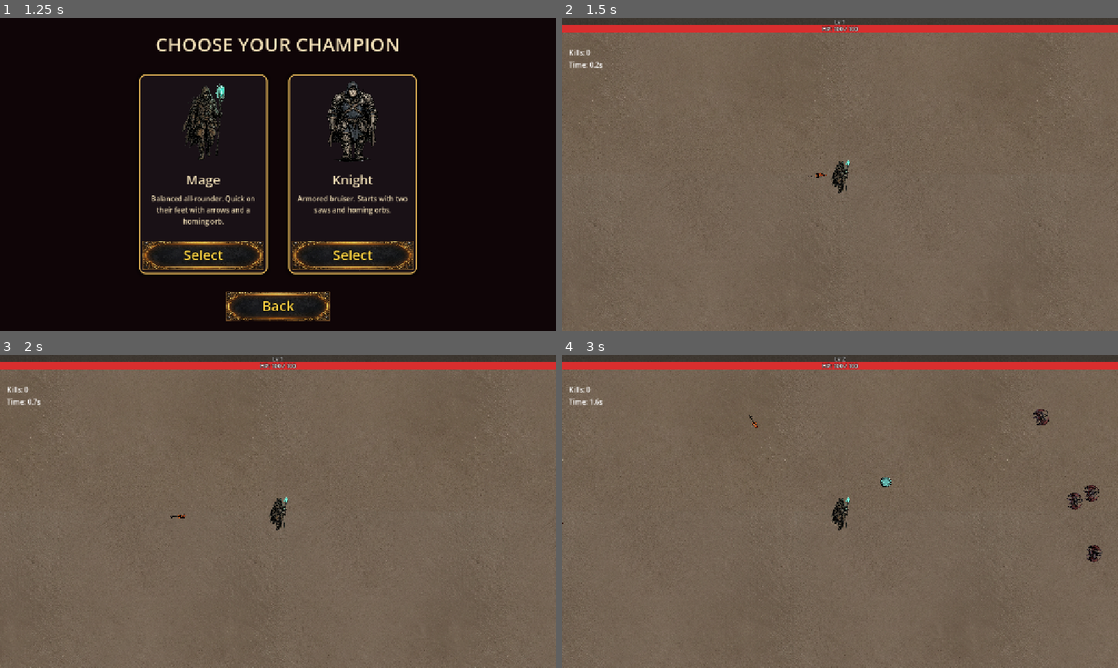
Above: before the commit, frames 1-4 (two rows, left to right).
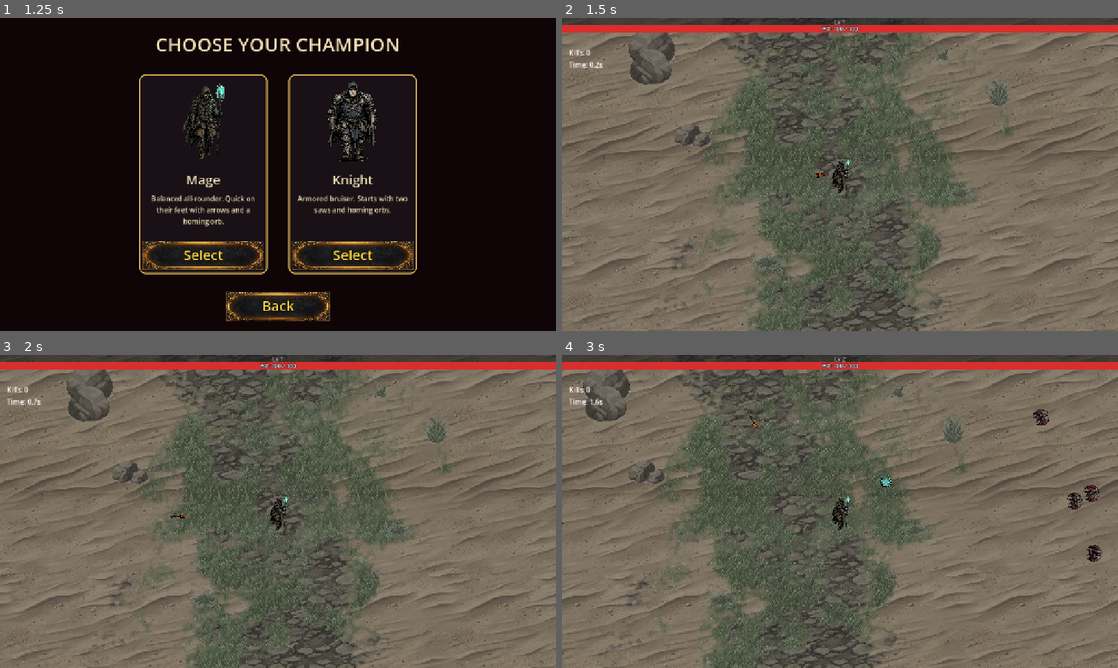
Above: after the commit, the same moments.

Repository: SummerEngine/template-2d-vampire-survivor-roguelike
Game: Godot game, scene res://scenes/main_menu.tscn
Two runs of this game, one before a commit and one after it. Both use one fixed random seed, a clock stepped at 60 frames per second and the inputs below. Sound files missing from this copy of the repository are replaced by a short silence.
Inputs (mouse positions are in pixels of both pictures, inside the frame that each line leads up to):
- Up to frame 1 (1.25 s): click "Play" at 0.5 s
- Up to frame 2 (1.5 s): click "Select" at 1.25 s
- Up to frame 3 (2 s): no input
- Up to frame 4 (3 s): tap Enter at 2 s; move the mouse to (962, 495) at 2.02 s; hold D 2.03-2.75 s; tap L at 2.1 s; click (962, 495) at 2.17 s; drag from (728, 527) to (840, 511) at 2.77 s

Frame 1 is identical in both runs. In frame 2, 30% of the frame differs, in the area x 0-100%, y 0-100%; in frame 3, 30%; in frame 4, 30%.

Commit message:
feat: procedural blended ground, scatter props, pit-style arena edge
Ground rework:
- New splat shader (shaders/ground_splat.gdshader): blends grass/rock/sand
  by a baked noise mask. Height-aware blending with per-material centered
  luminance, so sand seeps between stones and grass blades.
- Mask baker (scripts/ground_splat_setup.gd): domain-warped fBm biomes,
  centered ramps, fine detail noise, rocky rim near the walls. Deterministic.
- Three new perspective-correct painterly textures (grass, rock, sand).
- Arena edge: out-of-bounds is forced rock with a crisp dark line at the
  wall, then a quick fade to black (pit feel). Old StoneGround removed.

Scatter props (scripts/ground_scatter.gd):
- Grass tufts spawn on grass (hard biome gate); boulders in all biomes.
- Boulders are base-anchored StaticBody2D obstacles on the wall layer.

Depth + collision model:
- Manual depth sort: player, enemies and boulders map ground-contact y to
  z 2..42 (under the effect layers at 45+).
- Enemy physics body = movement only (giant/boss carry it at the feet via
  foot_offset). New per-enemy Hitbox Area2D (layer 32) at the sprite
  center receives saws, projectiles and player contact damage.
- Player body collider moved to the feet.

Misc:
- Death screen waits 0.6 s so the killing blow reads.
- Knight sprite scale 0.18 -> 0.21.

Co-Authored-By: Claude Fable 5 <noreply@anthropic.com>

Diff:
--- a/main.tscn
+++ b/main.tscn
@@ -3,9 +3,10 @@
 [ext_resource type="Script" uid="uid://bvat6ahken87x" path="res://scripts/main.gd" id="1"]
 [ext_resource type="PackedScene" path="res://scenes/player.tscn" id="2"]
 [ext_resource type="Script" uid="uid://d237b8v5djxo2" path="res://scripts/enemy_spawner.gd" id="3"]
+[ext_resource type="Script" path="res://scripts/ground_splat_setup.gd" id="ground_setup"]
+[ext_resource type="Script" path="res://scripts/ground_scatter.gd" id="ground_scatter"]
 [ext_resource type="Texture2D" uid="uid://c7f6r8q2uf8ti" path="res://assets/sand_dark.png" id="3_5vw27"]
 [ext_resource type="Script" uid="uid://b7f7hn7s23h1j" path="res://scripts/level_system.gd" id="5"]
-[ext_resource type="Texture2D" uid="uid://bjnhx0cu4ttof" path="res://assets/stone.png" id="6"]
 [ext_resource type="PackedScene" path="res://scenes/card.tscn" id="7"]
 [ext_resource type="Script" uid="uid://dtmx7hgkwrsmf" path="res://scripts/lightning_system.gd" id="8"]
 [ext_resource type="Script" uid="uid://bal2mlkk772ox" path="res://scripts/boss_system.gd" id="boss_sys"]
@@ -49,18 +50,15 @@
 
 [node name="World" type="Node2D" parent="." unique_id=75969631]
 
-[node name="StoneGround" type="Sprite2D" parent="World" unique_id=1723885744]
-texture_repeat = 2
-scale = Vector2(0.5, 0.5)
-texture = ExtResource("6")
-region_enabled = true
-region_rect = Rect2(-10000, -10000, 20000, 20000)
-
 [node name="Ground" type="Sprite2D" parent="World" unique_id=941980948]
 texture_repeat = 2
 texture = ExtResource("3_5vw27")
 region_enabled = true
-region_rect = Rect2(-1500, -1500, 3000, 3000)
+region_rect = Rect2(-2400, -2400, 4800, 4800)
+script = ExtResource("ground_setup")
+
+[node name="Scatter" type="Node2D" parent="World" unique_id=941980949]
+script = ExtResource("ground_scatter")
 
 [node name="Walls" type="StaticBody2D" parent="World" unique_id=57060376]
 collision_layer = 4
--- a/scenes/boss.tscn
+++ b/scenes/boss.tscn
@@ -19,6 +19,7 @@
 max_health = 3000.0
 contact_damage = 50.0
 rotates = false
+foot_offset = 145.0
 
 [node name="Visual" type="Sprite2D" parent="."]
 material = SubResource("flashmat")
@@ -26,4 +27,12 @@
 texture = ExtResource("2")
 
 [node name="CollisionShape2D" type="CollisionShape2D" parent="."]
+position = Vector2(0, 130)
 shape = SubResource("shape")
+
+[node name="Hitbox" type="Area2D" parent="."]
+collision_layer = 32
+collision_mask = 0
+
+[node name="CollisionShape2D" type="CollisionShape2D" parent="Hitbox"]
+shape = SubResource("shape")
--- a/scenes/enemy.tscn
+++ b/scenes/enemy.tscn
@@ -25,3 +25,10 @@
 
 [node name="CollisionShape2D" type="CollisionShape2D" parent="."]
 shape = SubResource("shape")
+
+[node name="Hitbox" type="Area2D" parent="."]
+collision_layer = 32
+collision_mask = 0
+
+[node name="CollisionShape2D" type="CollisionShape2D" parent="Hitbox"]
+shape = SubResource("shape")
--- a/scenes/enemy_fast.tscn
+++ b/scenes/enemy_fast.tscn
@@ -27,3 +27,10 @@
 
 [node name="CollisionShape2D" type="CollisionShape2D" parent="."]
 shape = SubResource("shape")
+
+[node name="Hitbox" type="Area2D" parent="."]
+collision_layer = 32
+collision_mask = 0
+
+[node name="CollisionShape2D" type="CollisionShape2D" parent="Hitbox"]
+shape = SubResource("shape")
--- a/scenes/enemy_giant.tscn
+++ b/scenes/enemy_giant.tscn
@@ -19,6 +19,7 @@
 max_health = 450.0
 contact_damage = 40.0
 rotates = false
+foot_offset = 72.0
 
 [node name="Visual" type="AnimatedSprite2D" parent="."]
 material = SubResource("flashmat")
@@ -28,4 +29,12 @@
 autoplay = "walk"
 
 [node name="CollisionShape2D" type="CollisionShape2D" parent="."]
+position = Vector2(0, 62)
 shape = SubResource("shape")
+
+[node name="Hitbox" type="Area2D" parent="."]
+collision_layer = 32
+collision_mask = 0
+
+[node name="CollisionShape2D" type="CollisionShape2D" parent="Hitbox"]
+shape = SubResource("shape")
--- a/scenes/player.tscn
+++ b/scenes/player.tscn
@@ -39,20 +39,20 @@
 color_ramp = SubResource("dust_ramp")
 
 [node name="AnimatedSprite2D" type="AnimatedSprite2D" parent="."]
-z_index = 2
 scale = Vector2(0.18, 0.18)
 sprite_frames = ExtResource("3")
 animation = &"idle"
 autoplay = "idle"
 
 [node name="CollisionShape2D" type="CollisionShape2D" parent="."]
+position = Vector2(0, 34)
 shape = SubResource("body")
 
 [node name="Camera2D" type="Camera2D" parent="."]
 
 [node name="Hurtbox" type="Area2D" parent="."]
 collision_layer = 0
-collision_mask = 2
+collision_mask = 32
 
 [node name="CollisionShape2D" type="CollisionShape2D" parent="Hurtbox"]
 shape = SubResource("hurt")
--- a/scenes/projectile.tscn
+++ b/scenes/projectile.tscn
@@ -8,7 +8,7 @@
 
 [node name="Projectile" type="Area2D"]
 collision_layer = 8
-collision_mask = 2
+collision_mask = 32
 script = ExtResource("1")
 
 [node name="Sprite2D" type="Sprite2D" parent="."]
--- a/scenes/saw.tscn
+++ b/scenes/saw.tscn
@@ -9,7 +9,7 @@
 [node name="Saw" type="Area2D"]
 z_index = 3
 collision_layer = 0
-collision_mask = 2
+collision_mask = 32
 script = ExtResource("1")
 
 [node name="Sprite2D" type="Sprite2D" parent="."]
--- a/scripts/enemy.gd
+++ b/scripts/enemy.gd
@@ -12,6 +12,10 @@
 @export var contact_damage: float = 30.0  # damage dealt to the player on contact
 @export var rotates: bool = true  # true: face movement (bats); false: stay upright + walk anim (giant)
 @export var spawn_grow_time: float = 1.0  # grows in over this long; deals no contact damage until grown
+# Distance from the node center down to the drawn feet, in px. Large sprites
+# (giant, boss) set this. It moves the depth sort to the ground contact point.
+# The scene must also move its CollisionShape2D down by the same value.
+@export var foot_offset: float = 0.0
 
 @onready var visual: CanvasItem = $Visual
 
@@ -32,6 +36,11 @@
 	var grow := create_tween()
 	grow.tween_property(self, "scale", Vector2.ONE, spawn_grow_time).set_trans(Tween.TRANS_BACK).set_ease(Tween.EASE_OUT)
 	grow.tween_callback(func(): spawning = false)
+	# Manual depth sort, same band as player.gd / ground_scatter.gd.
+	z_as_relative = false
+
+func _process(_delta: float) -> void:
+	z_index = 2 + int((clampf(global_position.y + foot_offset, -1500.0, 1500.0) + 1500.0) / 75.0)
 
 func _physics_process(delta: float) -> void:
 	if not is_instance_valid(target):
--- /dev/null
+++ b/scripts/ground_scatter.gd
@@ -0,0 +1,91 @@
+extends Node2D
+# Scatters decorative props across the arena, driven by the same splat mask
+# the ground shader uses: grass tufts favor grassy areas, boulders favor rocky
+# areas. Deterministic: same seed -> same layout every run.
+# Boulders get a StaticBody2D circle collider on layer 4 (same as the walls),
+# so both the player and enemies path around them.
+
+@export var scatter_seed: int = 4242
+@export var tuft_count: int = 140
+@export var boulder_count: int = 26
+# Keep props out of the player's spawn area and off the walls.
+@export var spawn_clear_radius: float = 260.0
+@export var wall_margin: float = 120.0
+
+const ARENA_MIN := Vector2(-1500.0, -1500.0)
+const ARENA_SIZE := Vector2(3000.0, 3000.0)
+
+var _tufts: Array[Texture2D] = []
+var _boulders: Array[Texture2D] = []
+
+func _ready() -> void:
+	for i in 4:
+		_tufts.append(load("res://assets/props/tuft_%d.png" % i))
+		_boulders.append(load("res://assets/props/boulder_%d.png" % i))
+	var mask_tex: Texture2D = get_node("../Ground").material.get_shader_parameter("splat_mask")
+	var mask: Image = mask_tex.get_image()
+	var rng := RandomNumberGenerator.new()
+	rng.seed = scatter_seed
+	var placed_tufts: int = 0
+	var placed_boulders: int = 0
+	var attempts: int = 0
+	while (placed_tufts < tuft_count or placed_boulders < boulder_count) and attempts < 6000:
+		attempts += 1
+		var pos := Vector2(
+			rng.randf_range(ARENA_MIN.x + wall_margin, ARENA_MIN.x + ARENA_SIZE.x - wall_margin),
+			rng.randf_range(ARENA_MIN.y + wall_margin, ARENA_MIN.y + ARENA_SIZE.y - wall_margin))
+		if pos.length() < spawn_clear_radius:
+			continue
+		var uv := (pos - ARENA_MIN) / ARENA_SIZE
+		var px := mask.get_pixel(int(uv.x * mask.get_width()), int(uv.y * mask.get_height()))
+		# px.r = grass weight, px.g = rock weight (see ground_splat_setup.gd).
+		# Hard biome gate first: low weights must never spawn a prop, no matter
+		# how many attempts run (a bare probability roll leaks props into the
+		# wrong biome over thousands of attempts).
+		if placed_tufts < tuft_count and px.r > 0.42 and rng.randf() < px.r:
+			_place_tuft(pos, rng)
+			placed_tufts += 1
+		elif placed_boulders < boulder_count and rng.randf() < 0.5:
+			# Boulders spawn in every biome: obstacles read best when they also
+			# stand alone on sand/grass, not just camouflaged on rocky ground.
+			_place_boulder(pos, rng)
+			placed_boulders += 1
+
+func _place_tuft(pos: Vector2, rng: RandomNumberGenerator) -> void:
+	var s := Sprite2D.new()
+	s.texture = _tufts[rng.randi_range(0, 3)]
+	s.position = pos
+	s.scale = Vector2.ONE * rng.randf_range(0.14, 0.26)
+	s.flip_h = rng.randf() < 0.5
+	add_child(s)
+
+func _place_boulder(pos: Vector2, rng: RandomNumberGenerator) -> void:
+	# Base-anchored: body.position is the boulder's ground-contact point.
+	# The sprite is shifted UP so its bottom edge sits on that point, and the
+	# collider circle is tangent to it from above — where you collide is
+	# exactly where the rock visually meets the ground (3/4 perspective).
+	var body := StaticBody2D.new()
+	body.position = pos
+	body.collision_layer = 4
+	body.collision_mask = 0
+	# Manual depth sort, same band as player.gd / enemy.gd: static, so set once.
+	body.z_as_relative = false
+	body.z_index = 2 + int((clampf(pos.y, -1500.0, 1500.0) + 1500.0) / 75.0)
+	var s := Sprite2D.new()
+	var tex: Texture2D = _boulders[rng.randi_range(0, 3)]
+	var sc := rng.randf_range(0.16, 0.30)
+	var half_h := tex.get_height() * sc * 0.5
+	s.texture = tex
+	s.scale = Vector2.ONE * sc
+	s.flip_h = rng.randf() < 0.5
+	s.position = Vector2(0.0, -half_h)
+	body.add_child(s)
+	var shape := CollisionShape2D.new()
+	var circle := CircleShape2D.new()
+	circle.radius = minf(tex.get_width() * sc * 0.30, half_h * 0.75)
+	shape.shape = circle
+	# Raise the circle a little: the drawn rock base sits some pixels above
+	# the bottom edge of the image (contact-shadow rows).
+	shape.position = Vector2(0.0, -circle.radius - half_h * 0.16)
+	body.add_child(shape)
+	add_child(body)
--- /dev/null
+++ b/scripts/ground_splat_setup.gd
@@ -0,0 +1,78 @@
+extends Sprite2D
+# Bakes the ground splat mask (grass/rock/sand weights) with domain-warped
+# fractal noise and assigns the splat shader material. Deterministic: same
+# seed -> same world every run.
+#
+# The biome ramps are CENTERED on their threshold (weight 0.5 exactly on the
+# isoline) — one-sided ramps silently hand the whole map to one material when
+# the band widens. Fine fractal "detail" noise is added into the weights so
+# borders wander and interpenetrate instead of tracing a smooth curve.
+
+@export var noise_seed: int = 1337
+@export var mask_size: int = 384
+# World px per noise feature; bigger = larger terrain patches.
+@export var feature_scale: float = 900.0
+# Width of the grass<->sand and rock ramps, in noise units.
+@export var grass_band: float = 0.40
+@export var rock_band: float = 0.35
+# Fine border-wander noise: feature size (world px) and strength.
+@export var detail_scale: float = 110.0
+@export var detail_amp: float = 0.12
+# Rocky rim near the arena walls so the boundary reads as natural terrain.
+@export var edge_rock_strength: float = 0.55
+@export var edge_rock_start: float = 1050.0
+@export var edge_rock_width: float = 450.0
+
+const ARENA_MIN := Vector2(-1500.0, -1500.0)
+const ARENA_SIZE := Vector2(3000.0, 3000.0)
+
+func _ready() -> void:
+	var mat := ShaderMaterial.new()
+	mat.shader = load("res://shaders/ground_splat.gdshader")
+	mat.set_shader_parameter("tex_grass", load("res://assets/ground_grass.png"))
+	mat.set_shader_parameter("tex_rock", load("res://assets/ground_rock.png"))
+	mat.set_shader_parameter("tex_sand", load("res://assets/ground_sand.png"))
+	mat.set_shader_parameter("splat_mask", _bake_mask())
+	mat.set_shader_parameter("arena_min", ARENA_MIN)
+	mat.set_shader_parameter("arena_size", ARENA_SIZE)
+	material = mat
+
+func _make_noise(seed_offset: int, freq_mul: float, warped: bool) -> FastNoiseLite:
+	var n := FastNoiseLite.new()
+	n.seed = noise_seed + seed_offset
+	n.noise_type = FastNoiseLite.TYPE_VALUE
+	n.fractal_type = FastNoiseLite.FRACTAL_FBM
+	n.fractal_octaves = 5
+	n.frequency = freq_mul / feature_scale
+	if warped:
+		n.domain_warp_enabled = true
+		n.domain_warp_type = FastNoiseLite.DOMAIN_WARP_SIMPLEX
+		n.domain_warp_amplitude = feature_scale * 1.4
+		n.domain_warp_fractal_type = FastNoiseLite.DOMAIN_WARP_FRACTAL_INDEPENDENT
+		n.domain_warp_frequency = 1.0 / feature_scale
+	return n
+
+func _bake_mask() -> ImageTexture:
+	var moisture := _make_noise(0, 1.0, true)
+	var rockiness := _make_noise(5000, 1.7, true)
+	var det_g := _make_noise(11000, feature_scale / detail_scale, false)
+	var det_r := _make_noise(14000, feature_scale / detail_scale, false)
+	var det_s := _make_noise(17000, feature_scale / detail_scale, false)
+	var img := Image.create(mask_size, mask_size, false, Image.FORMAT_RGB8)
+	for y in mask_size:
+		for x in mask_size:
+			var wp := ARENA_MIN + ARENA_SIZE * Vector2((x + 0.5) / mask_size, (y + 0.5) / mask_size)
+			var m := moisture.get_noise_2d(wp.x, wp.y) * 0.5 + 0.5
+			var r := rockiness.get_noise_2d(wp.x, wp.y) * 0.5 + 0.5
+			var d := maxf(absf(wp.x), absf(wp.y))
+			var rim := clampf((d - edge_rock_start) / edge_rock_width, 0.0, 1.0)
+			r += edge_rock_strength * rim * rim
+			var rock_w := clampf(0.5 + (r - 0.64) / rock_band, 0.0, 1.0)
+			var grass_vs_sand := clampf(0.5 + (m - 0.55) / grass_band, 0.0, 1.0)
+			var grass_w := (1.0 - rock_w) * grass_vs_sand
+			var sand_w := (1.0 - rock_w) * (1.0 - grass_vs_sand)
+			grass_w += detail_amp * det_g.get_noise_2d(wp.x, wp.y)
+			rock_w += detail_amp * det_r.get_noise_2d(wp.x, wp.y)
+			sand_w += detail_amp * det_s.get_noise_2d(wp.x, wp.y)
+			img.set_pixel(x, y, Color(clampf(grass_w, 0.0, 1.0), clampf(rock_w, 0.0, 1.0), clampf(sand_w, 0.0, 1.0)))
+	return ImageTexture.create_from_image(img)
--- a/scripts/main.gd
+++ b/scripts/main.gd
@@ -316,6 +316,9 @@
 func _on_player_died() -> void:
 	is_game_over = true
 	$Sounds/Music.stop()   # cut the gameplay battle track...
+	# Let the killing blow read before cutting away: the world keeps moving
+	# for a beat so the player can see what got them.
+	await get_tree().create_timer(0.6).timeout
 	_play_death_music()    # ...and swap in the retired, somber gothic title theme
 	result_label.text = "Survived: %.1fs        Kills: %d" % [survival_time, kills]
 	game_over_panel.visible = true
--- a/scripts/player.gd
+++ b/scripts/player.gd
@@ -29,6 +29,10 @@
 	health = max_health
 	health_changed.emit(health, max_health)
 	magnet.area_entered.connect(_on_magnet_area_entered)
+	# Manual depth sort: ground y -> z band [2, 42] (below the effect layers at
+	# 45+). Player, enemies and boulders all use this same mapping, so whoever
+	# stands lower on screen draws in front.
+	z_as_relative = false
 
 ## Apply a character config (from RunState): stats, XP magnet range, sprite set.
 ## Called by main right after the scene loads, before the HUD syncs.
@@ -95,6 +99,9 @@
 	global_position = global_position.clamp(Vector2(-limit, -limit), Vector2(limit, limit))
 
 func _process(delta: float) -> void:
+	# Depth sort from the FEET (y +34, same as the body collider), not the
+	# body center. The boulders measure depth at their ground contact point.
+	z_index = 2 + int((clampf(global_position.y + 34.0, -1500.0, 1500.0) + 1500.0) / 75.0)
 	if _invuln_timer > 0.0:
 		# Invincible: blink the sprite and count down; no contact damage.
 		_invuln_timer -= delta
@@ -103,7 +110,10 @@
 			anim.modulate.a = 1.0
 	elif health > 0.0:
 		# Take one hit if any enemy is touching, then go invincible.
-		for b in hurtbox.get_overlapping_bodies():
+		# The hurtbox overlaps the enemy Hitbox areas (sprite center), not the
+		# physics bodies (large enemies keep those at the feet).
+		for a in hurtbox.get_overlapping_areas():
+			var b := a.get_parent()
 			# Skip enemies still growing in from spawn (they can't hurt you yet).
 			if b.is_in_group("enemies") and not b.get("spawning") and not b.get("airborne"):
 				# Each enemy carries its own contact_damage (giant hits harder).
--- a/scripts/projectile.gd
+++ b/scripts/projectile.gd
@@ -37,7 +37,8 @@
 	$Sprite2D.scale = Vector2(weapon.projectile_scale, weapon.projectile_scale)
 
 func _ready() -> void:
-	body_entered.connect(_on_body_entered)
+	# Overlap the enemy Hitbox areas (sprite center), not the physics bodies.
+	area_entered.connect(_on_hitbox_entered)
 	# Finite-bounce wall projectiles die when their bounces run out, not by time.
 	# Infinite-bounce ones (bounces_remaining < 0) keep a lifetime so they don't
 	# accumulate on screen forever.
@@ -89,7 +90,8 @@
 			return true
 	return false
 
-func _on_body_entered(body: Node) -> void:
+func _on_hitbox_entered(area: Area2D) -> void:
+	var body := area.get_parent()
 	if body.is_in_group("enemies"):
 		if body.has_method("take_damage"):
 			body.take_damage(damage, global_position)
--- a/scripts/run_state.gd
+++ b/scripts/run_state.gd
@@ -25,11 +25,12 @@
 	"knight": {
 		"id": "knight",
 		"name": "Knight",
+		# Larger than the mage (0.18): the knight reads as the heavy character.
 		"blurb": "Armored bruiser. Starts with two saws and homing orbs.",
 		"max_health": 150.0,
 		"speed": 120.0,
 		"magnet_radius": 200.0,
-		"sprite_scale": 0.18,
+		"sprite_scale": 0.21,
 		"frames": "res://resources/knight_frames.tres",
 		"portrait": "res://assets/knight_portrait.png",
 		"weapons": ["homing"],
--- a/scripts/saw.gd
+++ b/scripts/saw.gd
@@ -29,7 +29,10 @@
 	if Engine.get_physics_frames() % FEEDBACK_FRAMES != 0:
 		return
 	var dmg := damage_per_sec * delta * FEEDBACK_FRAMES
-	for b in get_overlapping_bodies():
+	# Overlap the enemy Hitbox areas (sprite center), not the physics bodies.
+	# Large enemies keep their physics body at the feet for terrain collision.
+	for a in get_overlapping_areas():
+		var b := a.get_parent()
 		if b.is_in_group("enemies") and b.has_method("take_damage"):
 			# Vector2.INF -> no knockback; shows a damage number + flash each hit.
 			b.take_damage(dmg, Vector2.INF)
--- a/scripts/saw_system.gd
+++ b/scripts/saw_system.gd
@@ -22,7 +22,7 @@
 
 func add_saw() -> void:
 	var saw := SAW_SCENE.instantiate()
-	saw.z_index = 3  # blade stays above the player sprite (z 2) and the tether rope
+	saw.z_index = 44  # blade stays above the depth-sorted band (actors at z 2-42) and the tether rope
 	add_child(saw)
 	_saws.append(saw)
 	# A rope/line that shows the saw is tethered to the player. z_index must be
@@ -34,7 +34,7 @@
 	line.default_color = tether_color
 	line.begin_cap_mode = Line2D.LINE_CAP_ROUND
 	line.end_cap_mode = Line2D.LINE_CAP_ROUND
-	line.z_index = 1  # above the ground, behind the player, below the blade
+	line.z_index = -1  # behind the player sprite (relative z 0), above the ground
 	add_child(line)
 	_tethers.append(line)
 	_reconfigure()
--- /dev/null
+++ b/shaders/ground_splat.gdshader
@@ -0,0 +1,73 @@
+shader_type canvas_item;
+
+// 3-way splat ground: grass / rock / sand blended by a noise mask.
+// Height-aware blending: each texture's own light-dark structure decides
+// where the transition happens (sand seeps between stones and grass blades),
+// giving gradual organic borders instead of a crossfade line.
+//
+// The height term is CENTERED per material (its luminance minus the texture's
+// own average, read from the top mip) — without this, a globally brighter
+// material like sand wins everywhere and every border collapses to one line.
+
+uniform sampler2D tex_grass : source_color, repeat_enable, filter_linear_mipmap;
+uniform sampler2D tex_rock : source_color, repeat_enable, filter_linear_mipmap;
+uniform sampler2D tex_sand : source_color, repeat_enable, filter_linear_mipmap;
+// Splat mask, sampled once across the whole arena: R=grass G=rock B=sand.
+uniform sampler2D splat_mask : filter_linear;
+
+uniform vec2 arena_min = vec2(-1500.0, -1500.0);
+uniform vec2 arena_size = vec2(3000.0, 3000.0);
+// World pixels covered by one repeat of each texture.
+uniform float grass_tile_px = 256.0;
+uniform float rock_tile_px = 320.0;
+uniform float sand_tile_px = 512.0;
+// How strongly texture structure steers the blend (0 = plain crossfade).
+uniform float height_influence = 0.8;
+// Width of the crossfade band; larger = softer.
+uniform float blend_sharpness = 0.12;
+// Out-of-bounds: force rock, then fade to pure black over oob_fade_px — the
+// arena reads as the floor of a pit, with darkness (not distant ground)
+// past the walls. No tiling is visible once fully black.
+uniform float oob_fade_px = 300.0;
+
+varying vec2 world_pos;
+
+void vertex() {
+	world_pos = (MODEL_MATRIX * vec4(VERTEX, 0.0, 1.0)).xy;
+}
+
+float lum(vec3 c) {
+	return dot(c, vec3(0.299, 0.587, 0.114));
+}
+
+void fragment() {
+	vec3 g = texture(tex_grass, world_pos / grass_tile_px).rgb;
+	vec3 r = texture(tex_rock, world_pos / rock_tile_px).rgb;
+	vec3 s = texture(tex_sand, world_pos / sand_tile_px).rgb;
+	vec3 w = texture(splat_mask, (world_pos - arena_min) / arena_size).rgb;
+
+	// distance past the arena walls (0 inside)
+	vec2 over = max(arena_min - world_pos, world_pos - (arena_min + arena_size));
+	float outside = max(max(over.x, over.y), 0.0);
+	w = mix(w, vec3(0.0, 1.0, 0.0), clamp(outside / 80.0, 0.0, 1.0));
+
+	// per-material average luminance from the smallest mip (~1x1)
+	vec3 means = vec3(
+		lum(textureLod(tex_grass, vec2(0.5), 12.0).rgb),
+		lum(textureLod(tex_rock, vec2(0.5), 12.0).rgb),
+		lum(textureLod(tex_sand, vec2(0.5), 12.0).rgb));
+	vec3 heights = vec3(lum(g), lum(r), lum(s)) - means;
+
+	vec3 hb = heights * height_influence + w;
+	float ma = max(hb.x, max(hb.y, hb.z));
+	vec3 b = max(hb - ma + blend_sharpness, vec3(0.0));
+	vec3 col = (g * b.x + r * b.y + s * b.z) / (b.x + b.y + b.z);
+	// Readable arena edge: a crisp dark line right at the wall, an immediate
+	// brightness step outside it, then a quick fade to solid black (pit walls).
+	if (outside > 0.0) {
+		float base_dark = mix(0.55, 0.0, smoothstep(0.0, oob_fade_px, outside));
+		float edge_line = 1.0 - smoothstep(4.0, 16.0, outside);
+		col *= base_dark * mix(1.0, 0.5, edge_line);
+	}
+	COLOR = vec4(col, 1.0);
+}
Binary file added: assets/ground_grass.png
Not shown, added: assets/ground_grass.png.import
Binary file added: assets/ground_rock.png
Not shown, added: assets/ground_rock.png.import
Binary file added: assets/ground_sand.png
Not shown, added: assets/ground_sand.png.import
Binary file added: assets/props/boulder_0.png
Not shown, added: assets/props/boulder_0.png.import
Binary file added: assets/props/boulder_1.png
Not shown, added: assets/props/boulder_1.png.import
Binary file added: assets/props/boulder_2.png
Not shown, added: assets/props/boulder_2.png.import
(and 13 more such lines)
